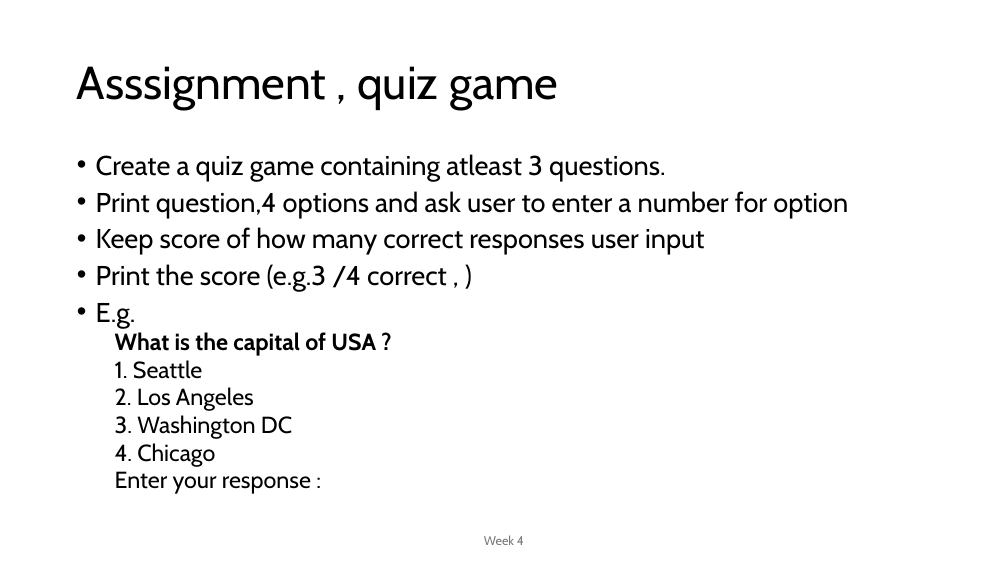
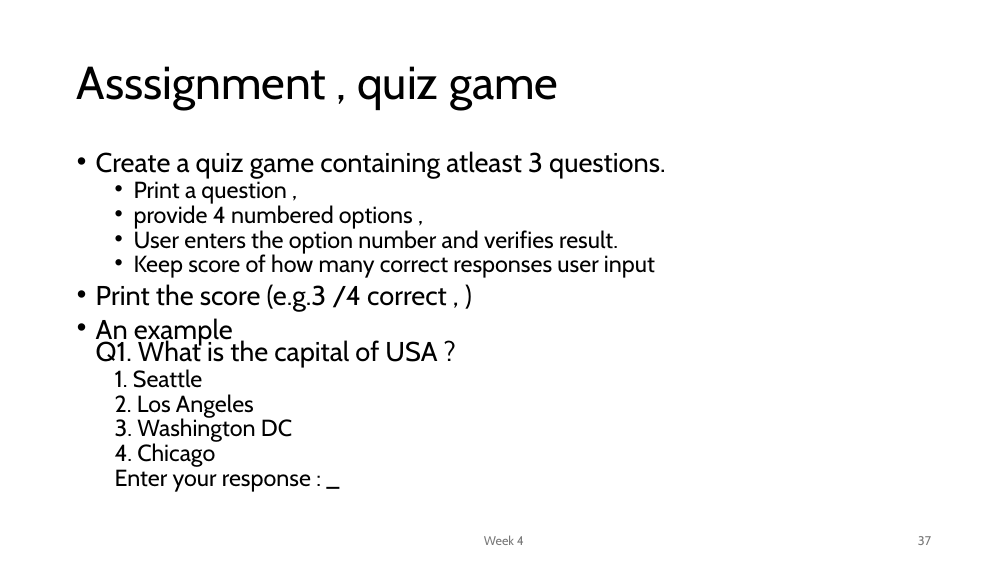
Before and after one commit to MoklaEducation/ems_fall_2025_cpp101, a slide deck: slide 37 of all/Intro to Programming_all.pptx. Drawn at 1008x567 pixels with LibreOffice and Linux fonts; fonts in the diff are those of the drawing. Boxes give left, top, right and bottom in pixels: in the first picture for what was removed or moved away, otherwise in the second. Text is boxed around its words. In the diff, an @@ line names an element or a change of style, - is before the commit and + after.

```diff
--- a/all/Intro to Programming_all.pptx
+++ b/all/Intro to Programming_all.pptx
@@ text at [96, 151, 665, 467]: size 25.9 to 22.2 pt in "Keep score of how many correct responses ..."; line spacing 0.8 to 0.7; list level 1 to 2 in "Keep score of how many ..." @@
@@ text at [134, 178, 618, 254]: text changed; size 25.9 to 22.2 pt @@
-• Print question,4 options and ask user to enter a number for option
+  • Print a question ,
+  • provide 4 numbered options ,
+  • User enters the option number and verifies result.
@@ text at [96, 318, 437, 368]: text changed; size 22.2 to 25.9 pt; bold off @@
-• E.g.
-  What is the capital of USA ?
+• An example
+  Q1. What is the capital of USA ?
@@ text at [115, 466, 311, 492]: text changed @@
-  Enter your response :
+  Enter your response : _
@@ page number added at [918, 536, 931, 545], 12 pt, text #797979 @@
+37
```
Also in this commit, not shown: 38 other slides changed, 9 slides added, 1 other file.
